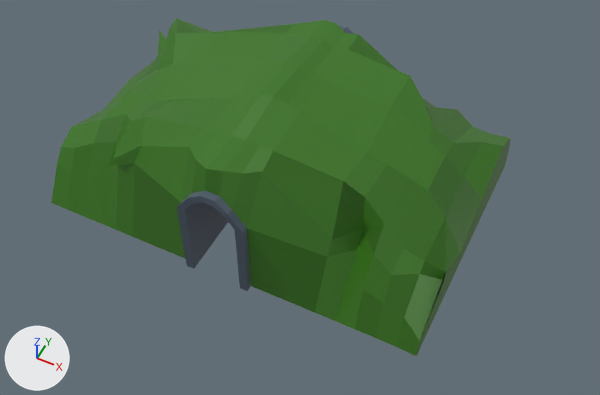
A saved change to the glTF model assets/models/ObstaclesModel.glb.
Before and after are seen from a 50 mm camera at (4.21, -7.81, 9.6) aimed at (0.53, -0.44, 0.39). The lights are fixed; the arrows at lower left show +X, +Y and +Z. Vertices at the same position are counted once.

Names of what the first picture shows: 'ObstacleTunnelModel'.
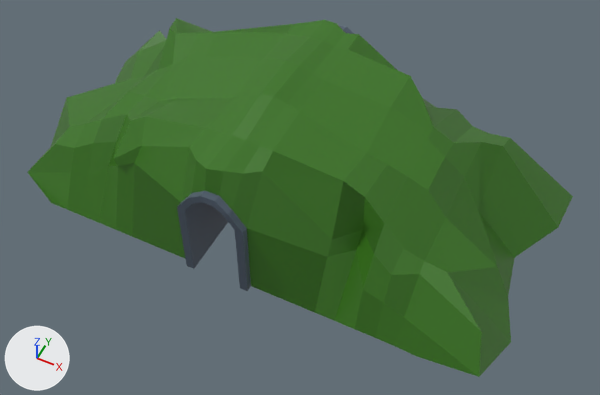
What changed in the scene script:
```text
Change me_cube_004:
    used by ob_obstacletunnelmodel; location = (0.0, 0.0, 1.5)
    remove me_cube_004.from_pydata(...)  # 324 vertices, 644 faces; spans x -3.08..3.0, y -2.04..2.04, z -1.55..0.66
    add me_cube_004.from_pydata(...)  # 276 vertices, 504 faces; spans x -4.07..4.14, y -2.04..2.04, z -1.78..0.66
    me_cube_004 part 1
    62 vertices are removed from x -3.08..3.0, y -1.92..1.89, z -1.5..-0.59
    176 faces are deleted
    7 vertices move from x -3.0..3.0, y -1.59..1.16, z -1.08..-0.59 to x -3.75..3.54, y -1.59..1.16, z -1.49..-0.59
    14 vertices are added at x -4.07..4.14, y -1.92..1.89, z -1.78..-0.59
    36 new faces join them
```

Location of each change, [x1, y1, x2, y2] in pixels of the pictures (600 x 395 px):
'ObstacleTunnelModel', reshaped (19% wider, 6% taller)
    before: [51, 18, 510, 356]
    after: [28, 18, 573, 377]
part 1 of me_cube_004, cut back
    before: [51, 31, 510, 356]
    after: [28, 30, 573, 377]
